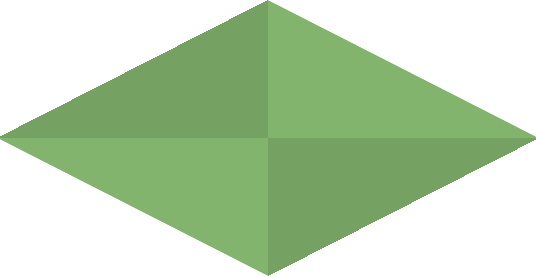
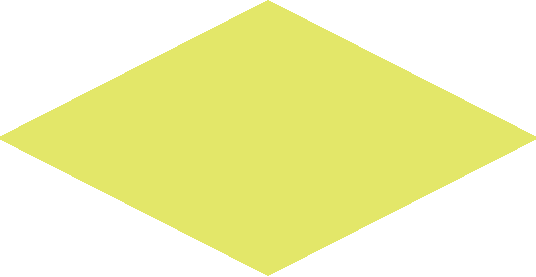
Layered file, before and after one edit (536×277). Changes by layer:
painted on "Layer 1" over [268, 0, 536, 138]
painted on "Layer 1 copy 2" over [0, 0, 268, 138]
painted on "Layer 1 copy" over [0, 138, 268, 276]
painted on "Layer 1 copy 3" over [268, 138, 536, 276]
